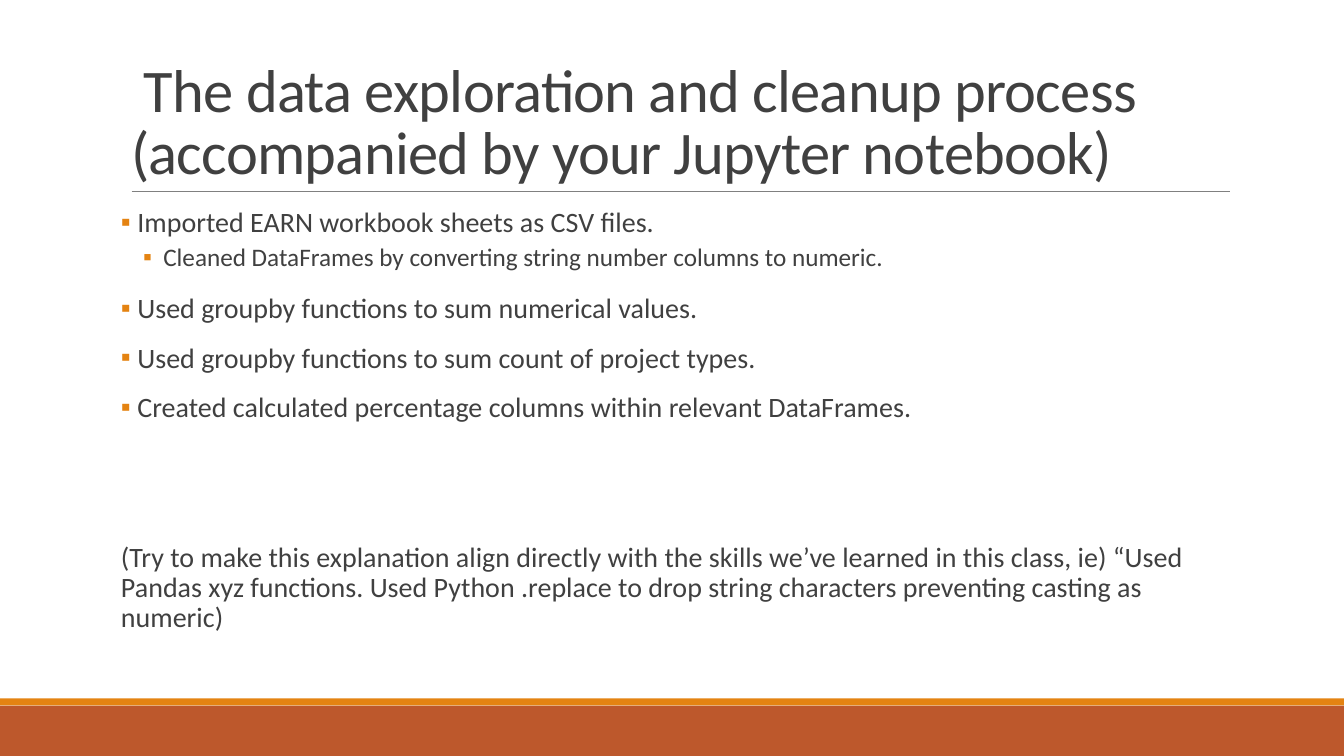
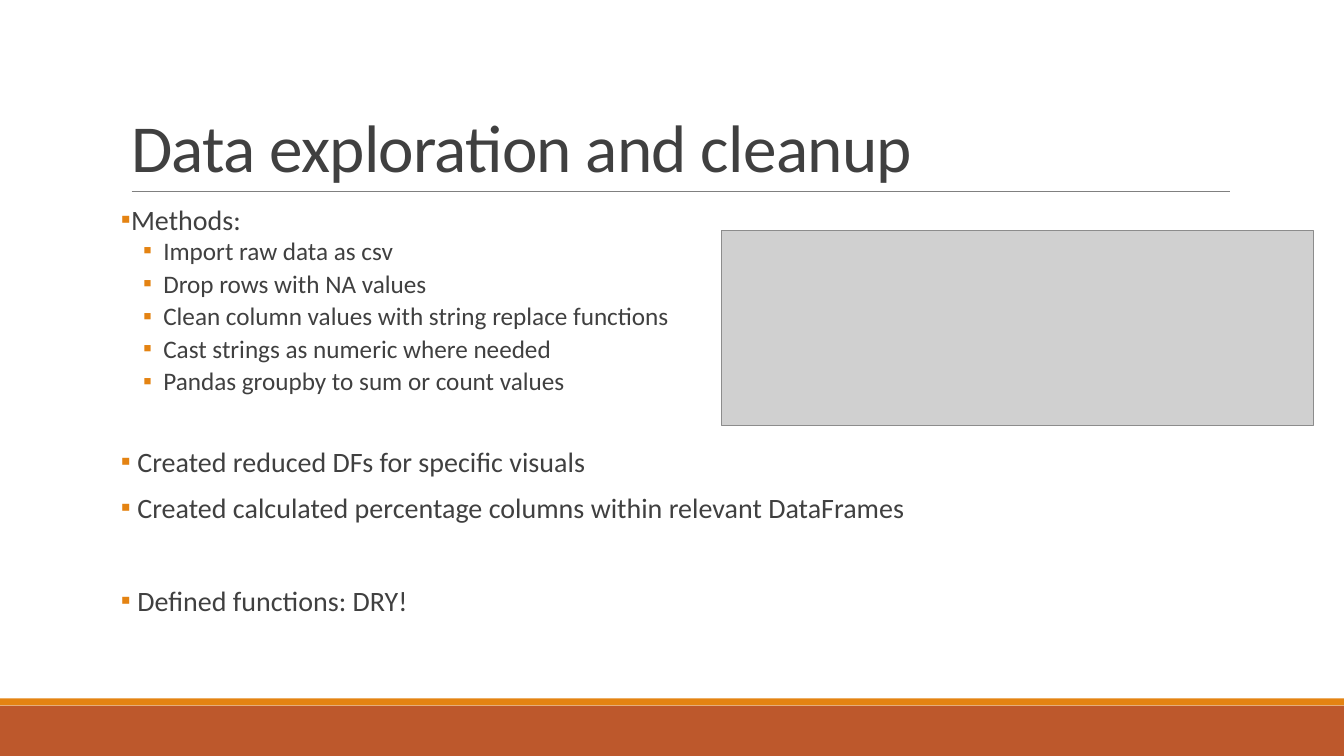
Before and after one commit to Evdawg/Project_1_Covid_Data, a slide deck: slide 18 of Project notes.pptx. Drawn at 1344x756 pixels with LibreOffice and Linux fonts; fonts in the diff are those of the drawing; grey boxes stand for pictures. Boxes give left, top, right and bottom in pixels: in the first picture for what was removed or moved away, otherwise in the second. Text is boxed around its words. In the diff, an @@ line names an element or a change of style, - is before the commit and + after.

```diff
--- a/Project notes.pptx
+++ b/Project notes.pptx
@@ title at box(131, 125, 912, 183): text changed; size 43.2 to 48 pt @@
-The data exploration and cleanup process (accompanied by your Jupyter notebook)
+Data exploration and cleanup
@@ text at box(131, 210, 904, 611): text changed; size 20 to 18 pt @@
-▪ Imported EARN workbook sheets as CSV files.
-  ▪ Cleaned DataFrames by converting string number columns to numeric.
-▪ Used groupby functions to sum numerical values.
-▪ Used groupby functions to sum count of project types.
-▪ Created calculated percentage columns within relevant DataFrames.
-(Try to make this explanation align directly with the skills we’ve learned in this class, ie) “Used Pandas xyz functions. Used Python .replace to drop string characters preventing casting as numeric)
+▪ Methods:
+  ▪ Import raw data as csv
+  ▪ Drop rows with NA values
+  ▪ Clean column values with string replace functions
+  ▪ Cast strings as numeric where needed
+  ▪ Pandas groupby to sum or count values
+▪ Created reduced DFs for specific visuals
+▪ Created calculated percentage columns within relevant DataFrames
+▪ Defined functions: DRY!
@@ picture added at box(722, 231, 1314, 425) @@
```
Also in this commit, not shown: 16 other slides changed, 4 slides added.
